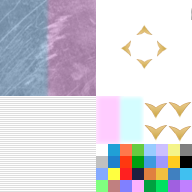
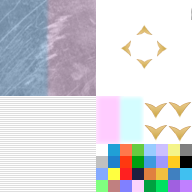
The second w=192, h=192 image is a revision of the first. Changes to its layers:
painted on "fwmc_new" over [46, 0, 96, 96]
painted on "new_colors" over [132, 180, 144, 192]
